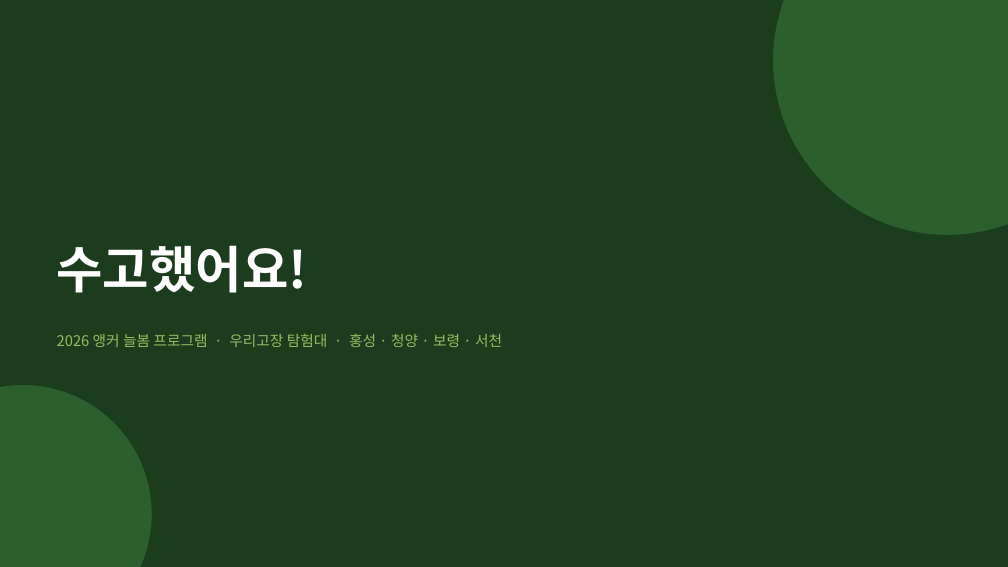
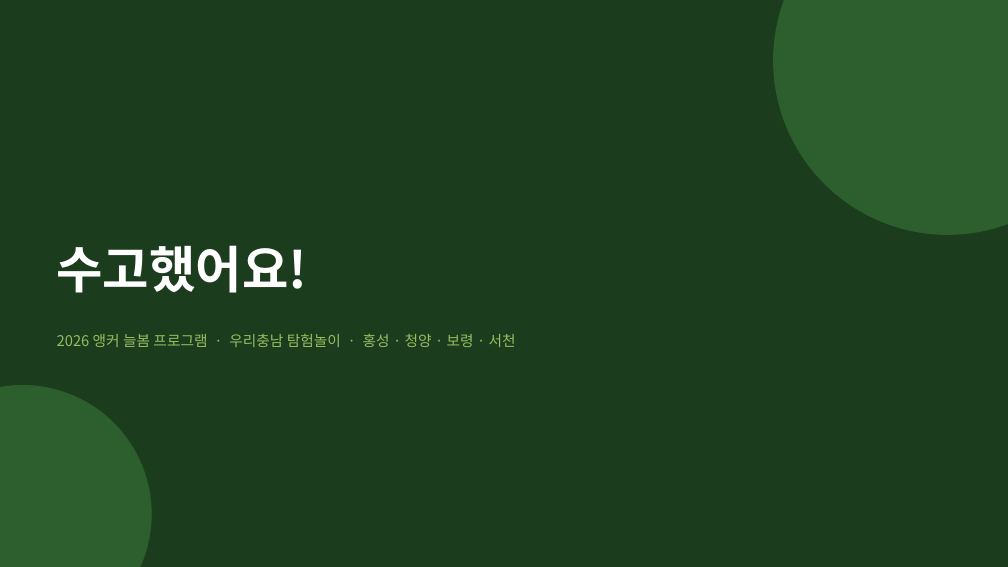
Before and after one commit to AHyeon97/work-for-AH, a slide deck: slide 26 of 우리고장 탐험대/21~24차시(홍성청양보령서천)/늘봄앵커_우리고장탐험대_21~22차시(홍성청양보령서천_특산물)_수업PPT.pptx. Drawn at 1008x567 pixels with LibreOffice and Linux fonts; fonts in the diff are those of the drawing. Boxes give left, top, right and bottom in pixels: in the first picture for what was removed or moved away, otherwise in the second. Text is boxed around its words. In the diff, an @@ line names an element or a change of style, - is before the commit and + after.

```diff
--- a/우리고장 탐험대/21~24차시(홍성청양보령서천)/늘봄앵커_우리고장탐험대_21~22차시(홍성청양보령서천_특산물)_수업PPT.pptx
+++ b/우리고장 탐험대/21~24차시(홍성청양보령서천)/늘봄앵커_우리고장탐험대_21~22차시(홍성청양보령서천_특산물)_수업PPT.pptx
@@ text at <box>57,334,516,347</box>: text changed @@
-2026 앵커 늘봄 프로그램 · 우리고장 탐험대 · 홍성 · 청양 · 보령 · 서천
+2026 앵커 늘봄 프로그램 · 우리충남 탐험놀이 · 홍성 · 청양 · 보령 · 서천
```
Also in this commit, not shown: 1 other slide changed, 20 other files.
